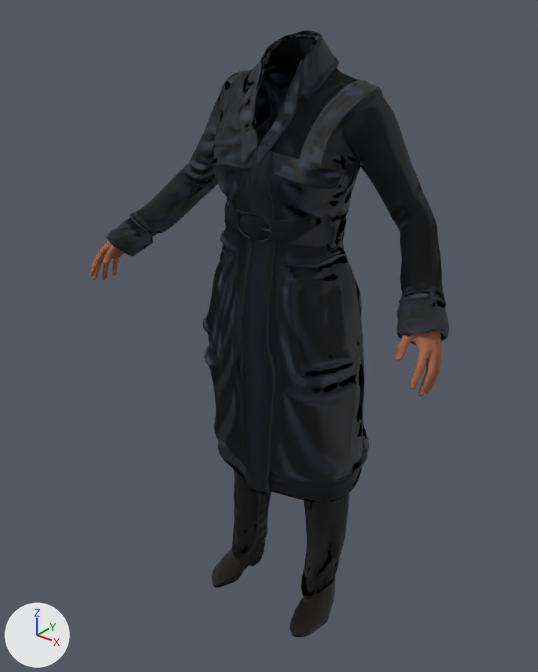
What one commit did to the glTF model assets/people/mh/anjali.dress-warm.gltf.
The view is the same before and after, from a 50 mm lens placed at (0.954, -1.229, 0.385), pointed at (-0.036, 0.009, -0.382). The lights are fixed; the arrows at lower left show +X, +Y and +Z. The older version comes first. Where no turn or scale is listed for an object, it has been applied to the vertices. Vertices at exactly the same position are counted once.

In view in the first picture: 'body', 'clothes:punkduck_winter_coat', 'clothes:toigo_ankle_boots_female', 'clothes:toigo_wool_pants'.
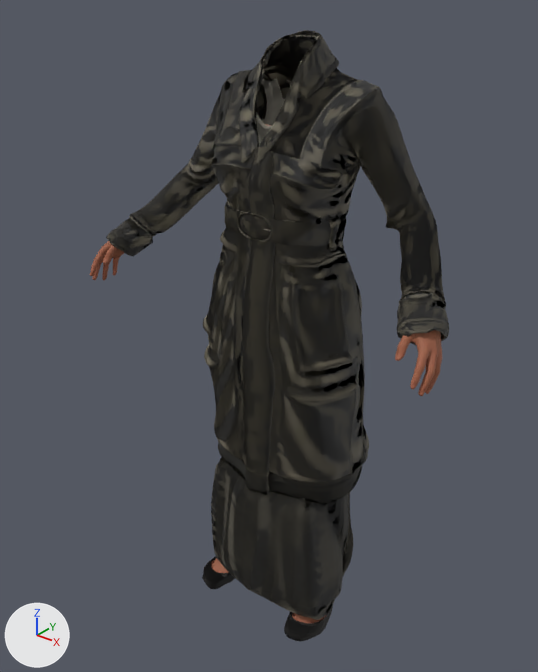
The newer file is also turned or shifted as a whole; pictures and numbers use the older file's frame.

The change, as a list of edits to the scene's bpy script:
```text
Change mat_clothes_punkduck_winter_coat:
    where n2 = _N.new('ShaderNodeTexImage'); n2.name = 'Image Texture'
    n2.image: img_560fc1b9c44450325a6f_webp -> img_7469acaac81799ddbb99_webp
Add mat_clothes_mindfront_f_dress_09:
    mat_clothes_mindfront_f_dress_09 = bpy.data.materials.new('clothes:mindfront_f_dress_09')
    # uses the picture img_c6f6aaeaa9bb50bf39b5_webp
    # uses the picture img_weave_wool_mindfront_f_dress_09_in
Add mat_clothes_elvs_ruffle_sleeve_peasant_blouse_1:
    mat_clothes_elvs_ruffle_sleeve_peasant_blouse_1 = bpy.data.materials.new('clothes:elvs_ruffle_sleeve_peasant_blouse_1')
    # uses the picture img_49a13a1f59e836b8e594_webp
    # uses the picture img_weave_canvas_elvs_ruffle_sleeve_peasant_blouse_1_in
Add mat_clothes_dressupdoc_balletflat1:
    mat_clothes_dressupdoc_balletflat1 = bpy.data.materials.new('clothes:dressupdoc_balletflat1')
    # uses the picture img_72d95498a19440b73bf5_webp
    # uses the picture img_weave_leather_dressupdoc_balletflat1
Change me_body:
    remove me_body.from_pydata(...)  # 9943 vertices, 19516 faces; spans x -0.459..0.459, y -0.181..0.134, z -0.51..-0.17
    add me_body.from_pydata(...)  # 15164 vertices, 29310 faces; spans x -0.459..0.459, y -0.181..0.132, z -1.12..0.118
    me_body part 1: 2 vertices moved within x -0.007..0.007, y 0.014, z -0.389; 106 vertices removed from x -0.092..0.092, y -0.056..0.134, z -0.51..-0.269; 5335 vertices added at x -0.187..0.186, y -0.105..0.132, z -1.12..-0.281
    other edits to the shape of me_body do not show in these pictures
Remove ob_clothes_toigo_ankle_boots_female:
    ob_clothes_toigo_ankle_boots_female = bpy.data.objects.new('clothes:toigo_ankle_boots_female', me_clothes_toigo_ankle_boots_female)
Remove ob_clothes_toigo_wool_pants:
    ob_clothes_toigo_wool_pants = bpy.data.objects.new('clothes:toigo_wool_pants', me_clothes_toigo_wool_pants)
Add ob_clothes_mindfront_f_dress_09:
    ob_clothes_mindfront_f_dress_09 = bpy.data.objects.new('clothes:mindfront_f_dress_09', me_clothes_mindfront_f_dress_09)  # 7935 vertices, 15076 faces; spans x -0.421..0.421, y -0.134..0.178, z -1.69..-0.418
    ob_clothes_mindfront_f_dress_09.location = (0.0, 0.002, 0.596)
Add ob_clothes_elvs_ruffle_sleeve_peasant_blouse_1:
    ob_clothes_elvs_ruffle_sleeve_peasant_blouse_1 = bpy.data.objects.new('clothes:elvs_ruffle_sleeve_peasant_blouse_1', me_clothes_elvs_ruffle_sleeve_peasant_blouse_1)  # 3014 vertices, 5124 faces; spans x -0.148..0.149, y -0.077..0.125, z -0.904..-0.398
    ob_clothes_elvs_ruffle_sleeve_peasant_blouse_1.location = (0.0, 0.002, 0.596)
Add ob_clothes_dressupdoc_balletflat1:
    ob_clothes_dressupdoc_balletflat1 = bpy.data.objects.new('clothes:dressupdoc_balletflat1', me_clothes_dressupdoc_balletflat1)  # 740 vertices, 1384 faces; spans x -0.194..0.194, y -0.132..0.086, z -1.733..-1.601
    ob_clothes_dressupdoc_balletflat1.location = (0.0, 0.002, 0.596)
```

What differs and where, as boxes [x1, y1, x2, y2] in the pictures (538 x 672 px):
'clothes:punkduck_winter_coat', surface changed
    both: [106, 30, 448, 502]
'clothes:mindfront_f_dress_09', added
    after: [211, 104, 353, 620]
'clothes:toigo_wool_pants', deleted
    before: [232, 469, 350, 596]
'clothes:toigo_ankle_boots_female', deleted
    before: [212, 540, 335, 637]
'clothes:dressupdoc_balletflat1', added
    after: [202, 556, 335, 642]
'clothes:elvs_ruffle_sleeve_peasant_blouse_1', added
    after: [256, 71, 292, 145]
part 1 of me_body, built on (mostly hidden)
    after: [211, 558, 326, 623]
